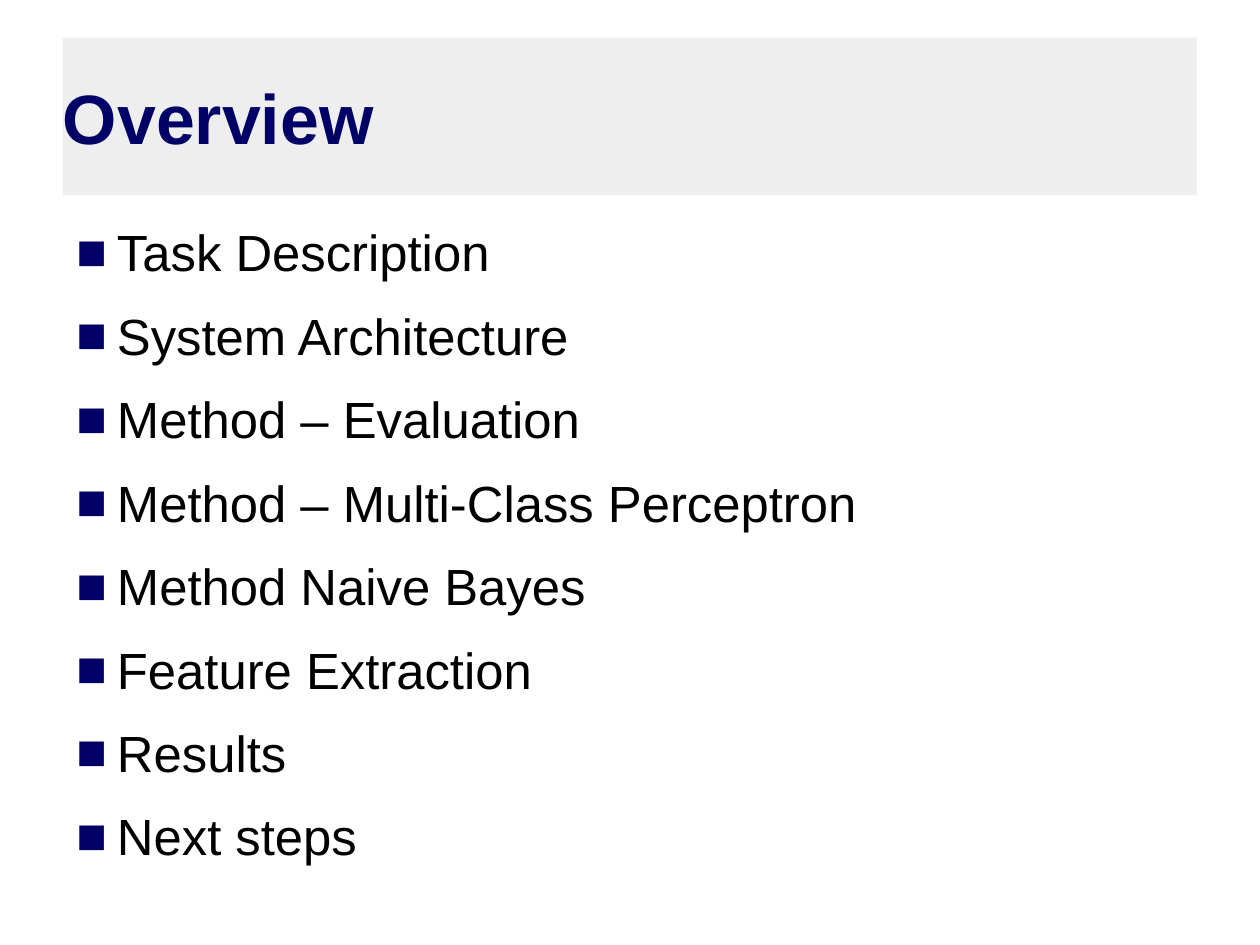
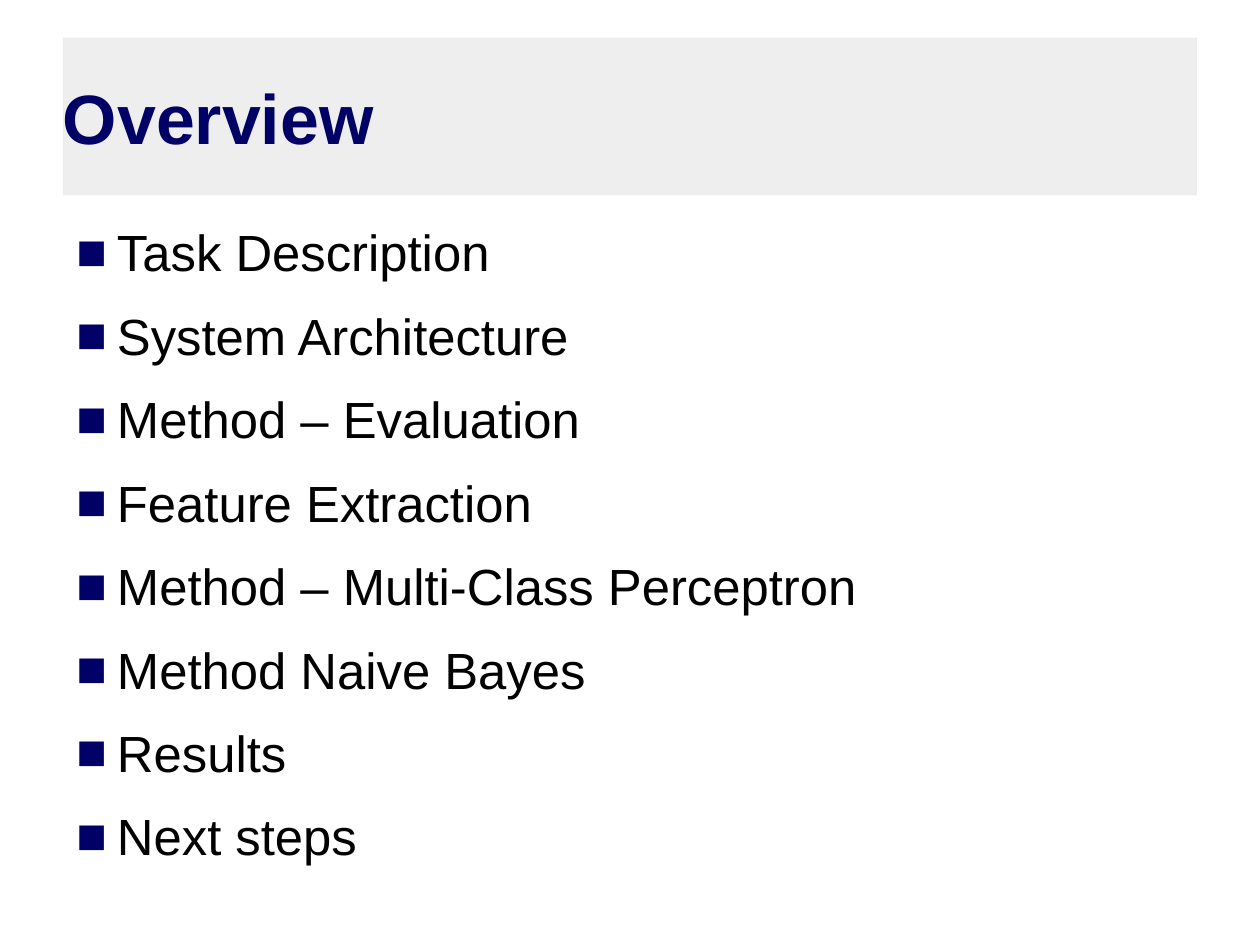
Before and after one commit to theconsummate/twitter-emotion-mining, a slide deck: slide 2 of PresentationTeamLab.odp. Drawn at 1260x945 pixels with LibreOffice and Linux fonts; fonts in the diff are those of the drawing. Boxes give left, top, right and bottom in pixels: in the first picture for what was removed or moved away, otherwise in the second. Text is boxed around its words. In the diff, an @@ line names an element or a change of style, - is before the commit and + after.

```diff
--- a/PresentationTeamLab.odp
+++ b/PresentationTeamLab.odp
@@ text at (117, 485, 532, 523): paragraph added @@
+■ Feature Extraction
@@ text at (117, 652, 532, 690): paragraph removed @@
-■ Feature Extraction
```
Also in this commit, not shown: 7 other slides changed, 2 slides added, 2 slides removed.
